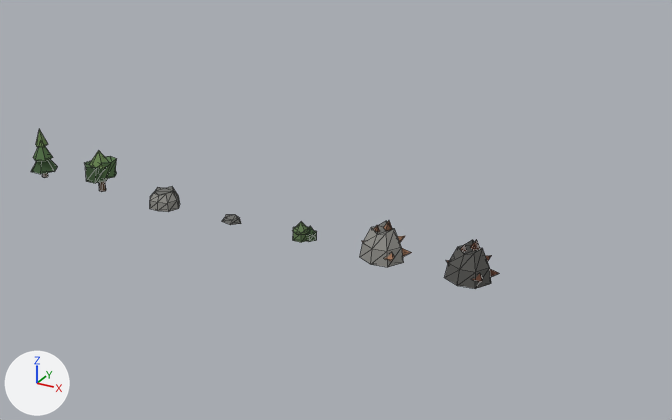
A saved change to the glTF model assets/props/props.glb.
The view is the same before and after, from a camera (50 mm lens) standing at (10.75, -34.92, 5.49) and looking at (5.24, -24.89, 0.48). Arrows for +X, +Y and +Z are at lower left; the lights stay in place. The picture after the commit comes second. Mesh edges are drawn as thin lines.

In view in the first picture: 'bush', 'ore', 'ore_dim', 'pine', 'rock', 'tree' and 1 more.
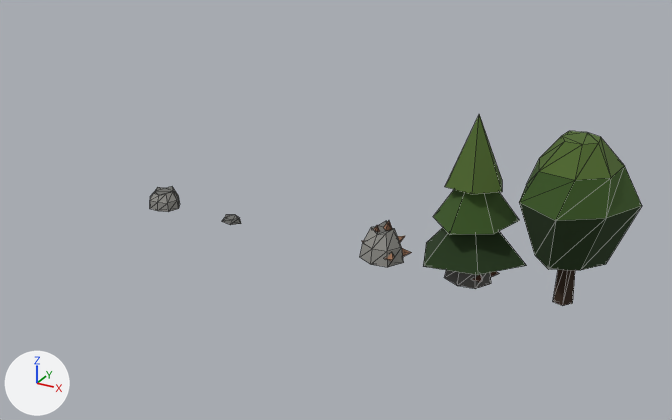
Boxes [x1, y1, x2, y2] around the edits, measured in the pictures (672 x 420 px):
'tree3d_w3', added
    after: [519, 131, 642, 306]
    faces in mat_t3_leaf_d (dark green #233817): [519, 203, 642, 270]
    faces in mat_t3_leaf (dark green #3b5823): [519, 160, 642, 221]
    faces in mat_t3_leaf_l (dark green #50692d): [539, 131, 624, 180]
    faces in mat_t3_trunk (brown #362517): [553, 270, 575, 306]
'tree3d_w2', added
    after: [423, 114, 527, 275]
    faces in mat_t3_leaf_d (dark green #233817): [423, 228, 527, 275]
    faces in mat_t3_leaf (dark green #3b5823): [433, 190, 520, 235]
    faces in mat_t3_leaf_l (dark green #50692d): [445, 114, 502, 194]
'tree', deleted
    before: [85, 150, 117, 192]
    faces in mat_p_leaf_d (dark green #415c39): [85, 161, 107, 183]
    faces in mat_p_leaf (dark green #58784b): [99, 156, 117, 179]
    faces in mat_p_leaf_l (green #6e8b54): [90, 150, 107, 168]
'pine', deleted
    before: [31, 129, 58, 178]
    faces in mat_p_leaf_d (dark green #415c39): [31, 159, 58, 174]
    faces in mat_p_leaf (dark green #58784b): [33, 147, 53, 161]
    faces in mat_p_leaf_l (green #6e8b54): [36, 129, 48, 147]
'bush', deleted
    before: [292, 222, 317, 242]
    faces in mat_p_bush (green #647e53): [292, 222, 309, 242]
'ore_dim', unchanged, covered by the edit
    before: [444, 240, 499, 289]
    after: [444, 270, 499, 289]

Edits to the bpy script that builds the scene:
```text
Add mat_t3_leaf:
    mat_t3_leaf = principled_material('t3_leaf')
    mat_t3_leaf.base_color = (0.0439, 0.0978, 0.0166)  # dark green #3b5823
    mat_t3_leaf.roughness = 1.0
Add mat_t3_leaf_l:
    mat_t3_leaf_l = principled_material('t3_leaf_l')
    mat_t3_leaf_l.base_color = (0.0797, 0.142, 0.0263)  # dark green #50692d
    mat_t3_leaf_l.roughness = 1.0
Add mat_t3_leaf_d:
    mat_t3_leaf_d = principled_material('t3_leaf_d')
    mat_t3_leaf_d.base_color = (0.0166, 0.0402, 0.00873)  # dark green #233817
    mat_t3_leaf_d.roughness = 1.0
Add mat_t3_trunk:
    mat_t3_trunk = principled_material('t3_trunk')
    mat_t3_trunk.base_color = (0.037, 0.0188, 0.00873)  # brown #362517
    mat_t3_trunk.roughness = 1.0
Add me_tree3d_w3:
    me_tree3d_w3.from_pydata(...)  # 38 vertices, 68 faces; spans x -0.61..0.73, y -0.7..0.65, z 0.0..2.07
    # faces by material slot: [14, 19, 19, 16]
    me_tree3d_w3.materials.append(mat_t3_leaf)  # dark green #3b5823
    me_tree3d_w3.materials.append(mat_t3_leaf_d)  # dark green #233817
    me_tree3d_w3.materials.append(mat_t3_leaf_l)  # dark green #50692d
    me_tree3d_w3.materials.append(mat_t3_trunk)  # brown #362517
Add me_tree3d_w2:
    me_tree3d_w2.from_pydata(...)  # 31 vertices, 46 faces; spans x -0.6..0.72, y -0.63..0.63, z 0.0..2.16
    # faces by material slot: [10, 10, 10, 16]
    me_tree3d_w2.materials.append(mat_t3_leaf)  # dark green #3b5823
    me_tree3d_w2.materials.append(mat_t3_leaf_d)  # dark green #233817
    me_tree3d_w2.materials.append(mat_t3_leaf_l)  # dark green #50692d
    me_tree3d_w2.materials.append(mat_t3_trunk)  # brown #362517
Remove ob_pine:
    ob_pine = bpy.data.objects.new('pine', me_pine)
    ob_pine.location = (0.0, -25.0, 0.0)
Remove ob_tree:
    ob_tree = bpy.data.objects.new('tree', me_tree)
    ob_tree.location = (1.2, -25.0, 0.0)
Remove ob_bush:
    ob_bush = bpy.data.objects.new('bush', me_bush)
    ob_bush.location = (4.8, -25.0, 0.0)
Add ob_tree3d_w3:
    ob_tree3d_w3 = bpy.data.objects.new('tree3d_w3', me_tree3d_w3)
    ob_tree3d_w3.location = (8.4, -25.0, 0.0)
Add ob_tree3d_w2:
    ob_tree3d_w2 = bpy.data.objects.new('tree3d_w2', me_tree3d_w2)
    ob_tree3d_w2.location = (7.2, -25.0, 0.0)
```
